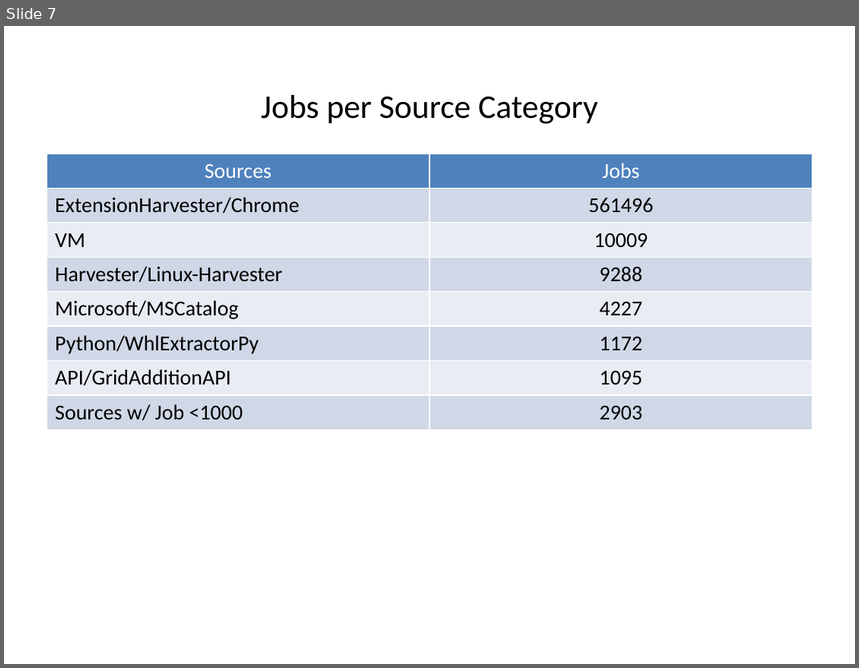
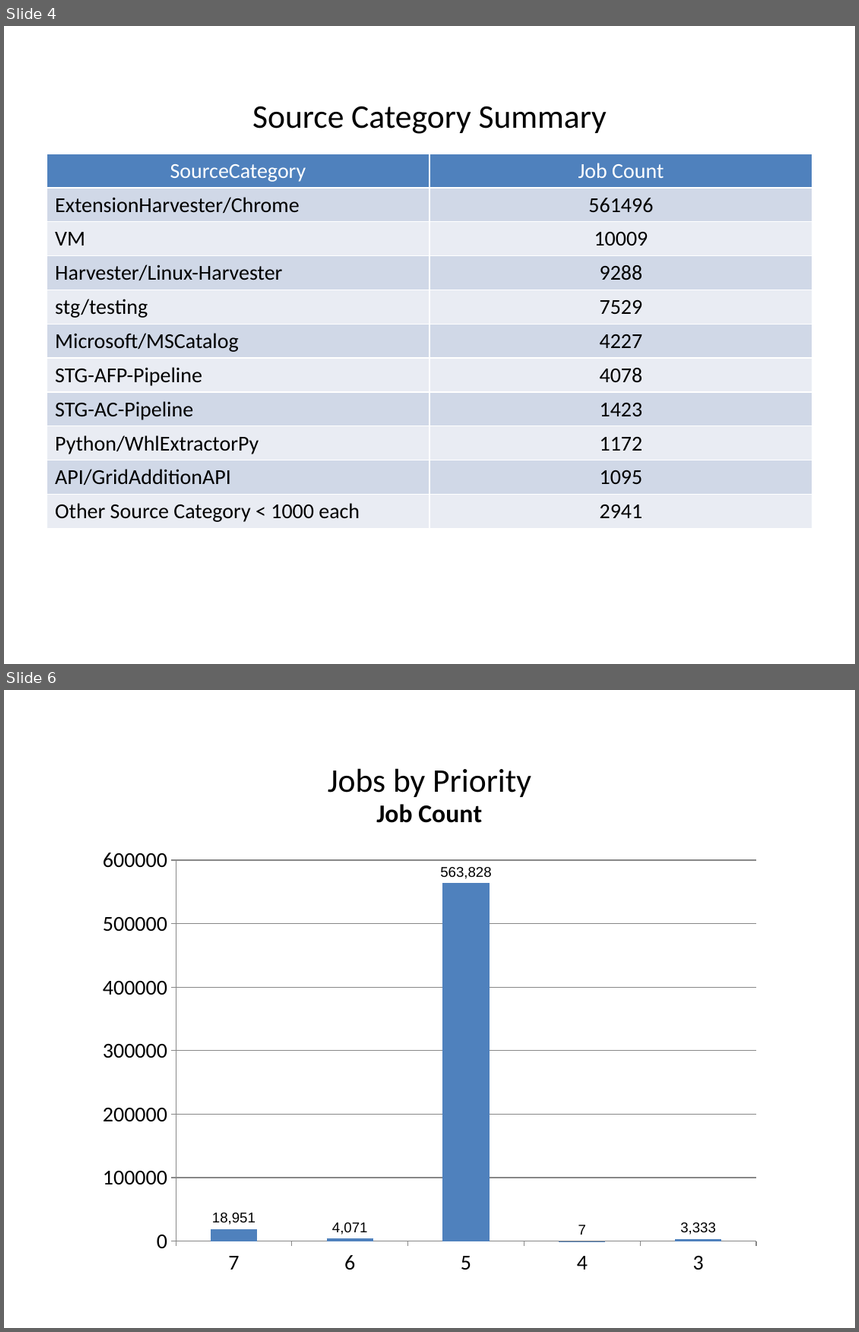
Before and after one commit to JezreelHazelEndaya/JRClient-, a slide deck: status_report.pptx. Shown one above the other, each under a label of ours: slide 7 before the commit, slides 4 and 6 after it; the slides between them are not shown. The pictures are 859x668 and 859x1332 pixels, drawn with LibreOffice and Linux fonts; fonts in the diff are those of the drawing. Boxes give left, top, right and bottom in pixels: in the first picture for what was removed or moved away, otherwise in the second. Text is boxed around its words. In the diff, an @@ line names an element or a change of style, - is before the commit and + after.

```diff
--- a/status_report.pptx
+++ b/status_report.pptx
@@ slide 6 added at [4, 690, 855, 1328], background #FFFFFF @@
@@ column chart added at [89, 775, 770, 1286] @@
+title "Job Count"
+categories: 7, 6, 5, 4, 3
+Job Count: 18951, 4071, 563828, 7, 3333
@@ text added at [328, 768, 531, 797], 28 pt, text #000000 @@
+Jobs by Priority
@@ what was slide 7 is now slide 4 @@
@@ slide 4 changed as well @@
@@ text at [253, 106, 607, 134]: text changed @@
-Jobs per Source Category
+Source Category Summary
@@ table at [47, 154, 813, 525] @@
-row 1, column 1: Sources
+row 1, column 1: SourceCategory
-row 1, column 2: Jobs
+row 1, column 2: Job Count
+row 5: stg/testing | 7529
+row 7: STG-AFP-Pipeline | 4078
+row 8: STG-AC-Pipeline | 1423
-row 11, column 1: Sources w/ Job <1000
+row 11, column 1: Other Source Category < 1000 each
-row 11, column 2: 2903
+row 11, column 2: 2941
```
Also in this commit, not shown: 3 other slides changed, 1 other slide added, 5 slides removed, 4 other files.
